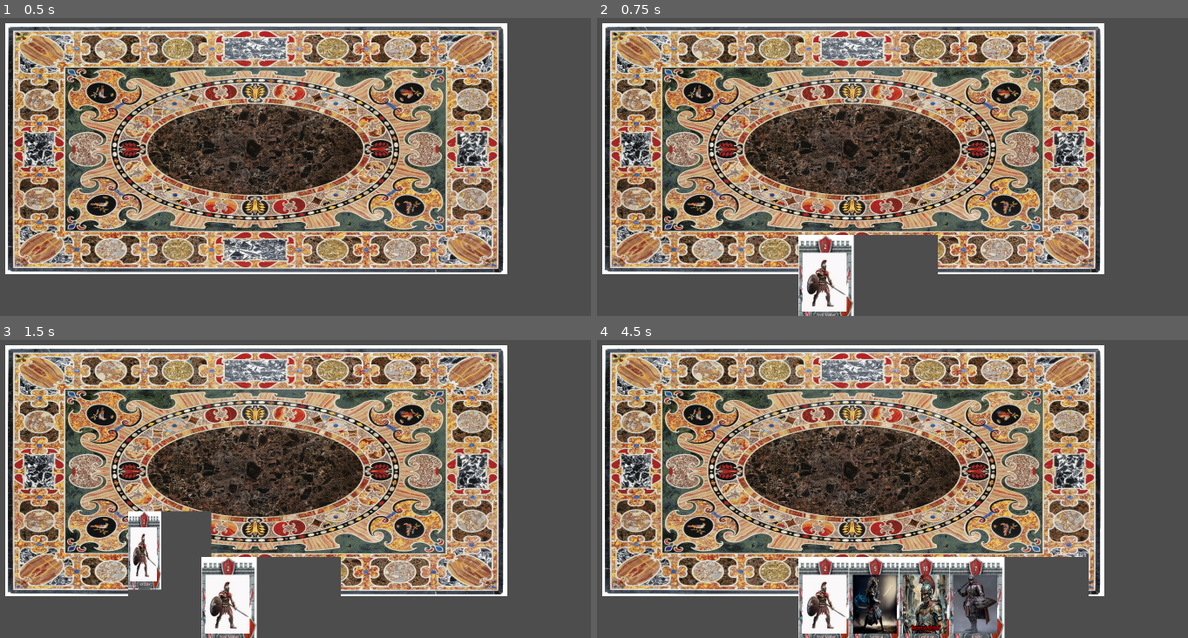
Above: before the commit, frames 1-4 (two rows, left to right).
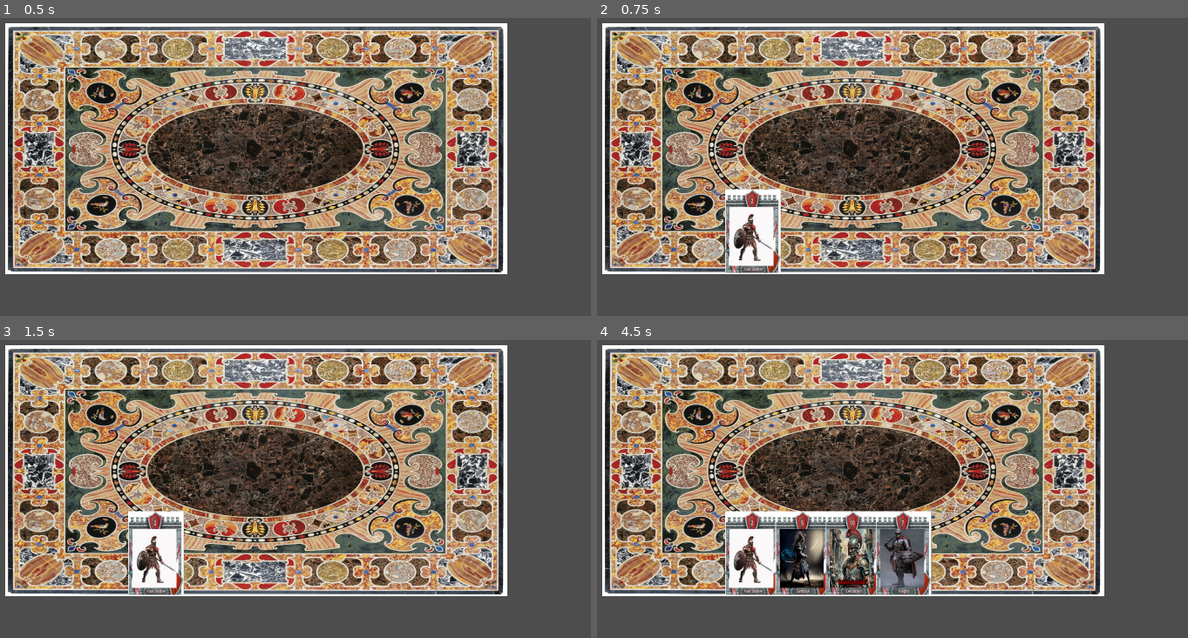
Above: after the commit, the same moments.

Repository: Banhiem/Octane
Game: Godot game, scene res://play_space.tscn
Same seed, same stepped clock (60 frames per second), same inputs: the game is played once before the commit and once after it. This scene is started directly instead of the project's main scene.
Inputs (mouse positions are in pixels of both pictures, inside the frame that each line leads up to; where the layout moved, square brackets give the same spot in the first picture):
- Up to frame 1 (0.5 s): no input
- Up to frame 2 (0.75 s): tap Enter at 0.5 s; move the mouse to (992, 125) at 0.52 s; tap Space (spacebar) at 0.6 s
- Up to frame 3 (1.5 s): click (171, 575) [159, 590] at 1.25 s
- Up to frame 4 (4.5 s): click (768, 575) [756, 590] at 2 s; click (768, 575) [756, 590] at 2.75 s; tap Space (spacebar) at 3.5, 3.6, 4.35 s; move the mouse to (697, 480) at 3.52 s; tap Enter at 4.25 s; move the mouse to (910, 387) at 4.27 s

Frame 1 is identical in both runs. In frame 2, 6.7% of the frame differs, in the area x 21-58%, y 57-100%; in frame 3, 7.3%; in frame 4, 17%, in the area x 21-84%, y 57-100%.

Commit message:
fixed viewport size

Diff:
--- a/CardBase.gd
+++ b/CardBase.gd
@@ -48,7 +48,8 @@
 	var NewCard=Cards.instantiate()
 	CardSelected=randi_range(0, DeckSize-1)
 	$Focus.scale *= CardSize/$Focus.texture_hover.get_size()*1.5
-	#$Focus.texture_hover= CreateCard()
+	$FullCard.size = Vector2(200,300)
+
 
 
 func _physics_process(delta):
--- a/cards.tscn
+++ b/cards.tscn
@@ -26,7 +26,8 @@
 ignore_texture_size = true
 
 [node name="FullCard" type="SubViewport" parent="."]
-size = Vector2i(500, 500)
+size = Vector2i(398, 612)
+size_2d_override_stretch = true
 
 [node name="Border" type="Sprite2D" parent="FullCard"]
 material = SubResource("CanvasItemMaterial_ymd4r")
@@ -106,8 +107,10 @@
 metadata/_edit_lock_ = true
 
 [node name="Sprite2D" type="Sprite2D" parent="."]
-position = Vector2(513, 415)
+position = Vector2(1, 1)
 texture = SubResource("ViewportTexture_yu3e2")
+centered = false
+metadata/_edit_lock_ = true
 
 [connection signal="mouse_entered" from="Focus" to="." method="_on_focus_mouse_entered"]
 [connection signal="mouse_exited" from="Focus" to="." method="_on_focus_mouse_exited"]
